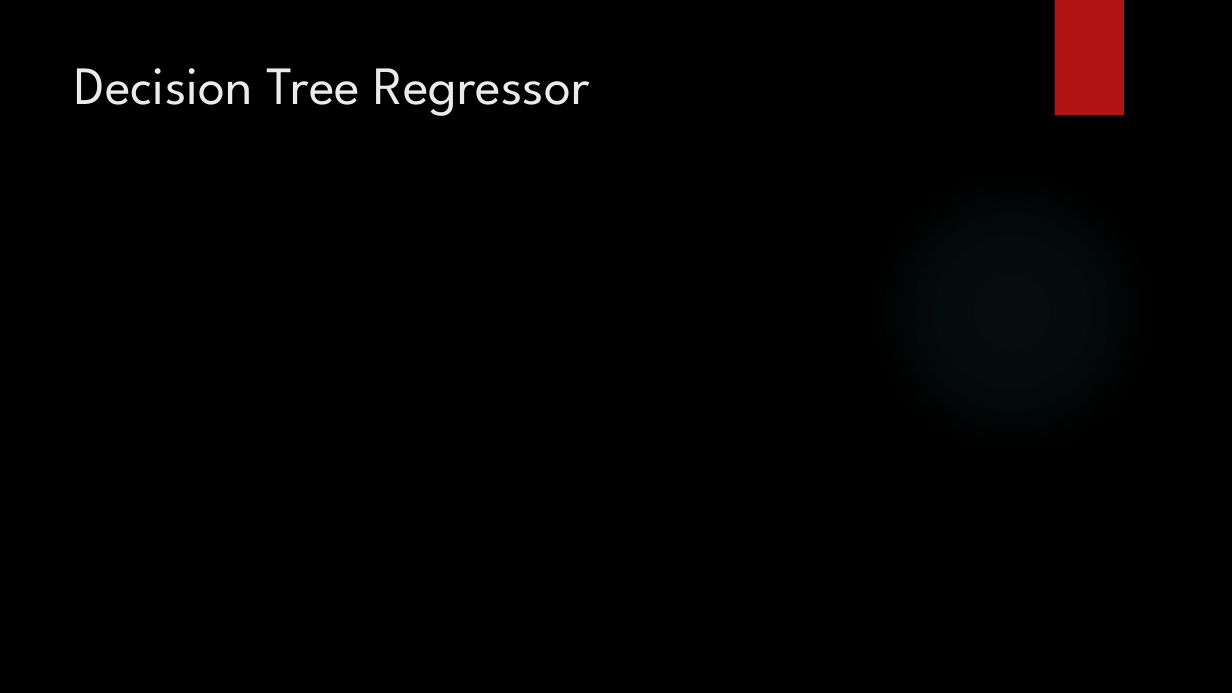
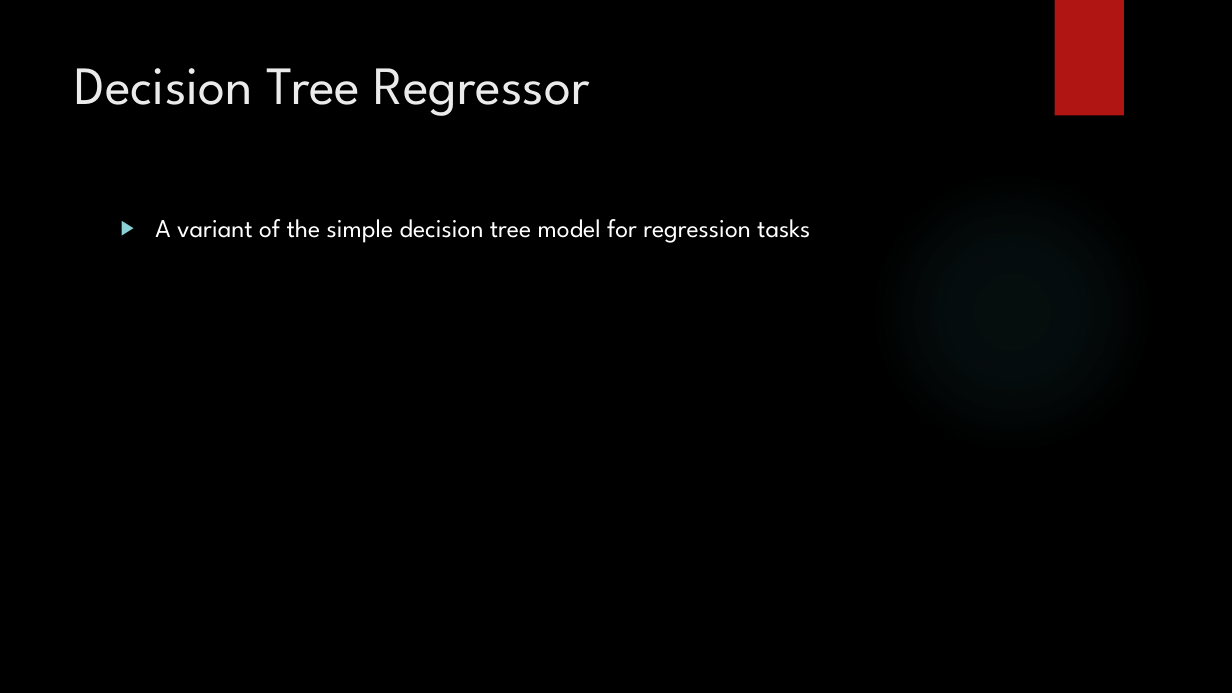
Before and after one commit to amanfc7/Machine-Learaning, a slide deck: slide 4 of ex2/Exercise_2_ppt.pptx. Drawn at 1232x693 pixels with LibreOffice and Linux fonts; fonts in the diff are those of the drawing; background and template pictures are left out. Boxes give left, top, right and bottom in pixels: in the first picture for what was removed or moved away, otherwise in the second. Text is boxed around its words. In the diff, an @@ line names an element or a change of style, - is before the commit and + after.

```diff
--- a/ex2/Exercise_2_ppt.pptx
+++ b/ex2/Exercise_2_ppt.pptx
@@ text added at box(155, 219, 810, 243), 20 pt, text #FFFFFF @@
+▶ A variant of the simple decision tree model for regression tasks
```
Also in this commit, not shown: 4 other slides changed, 1 other file.
